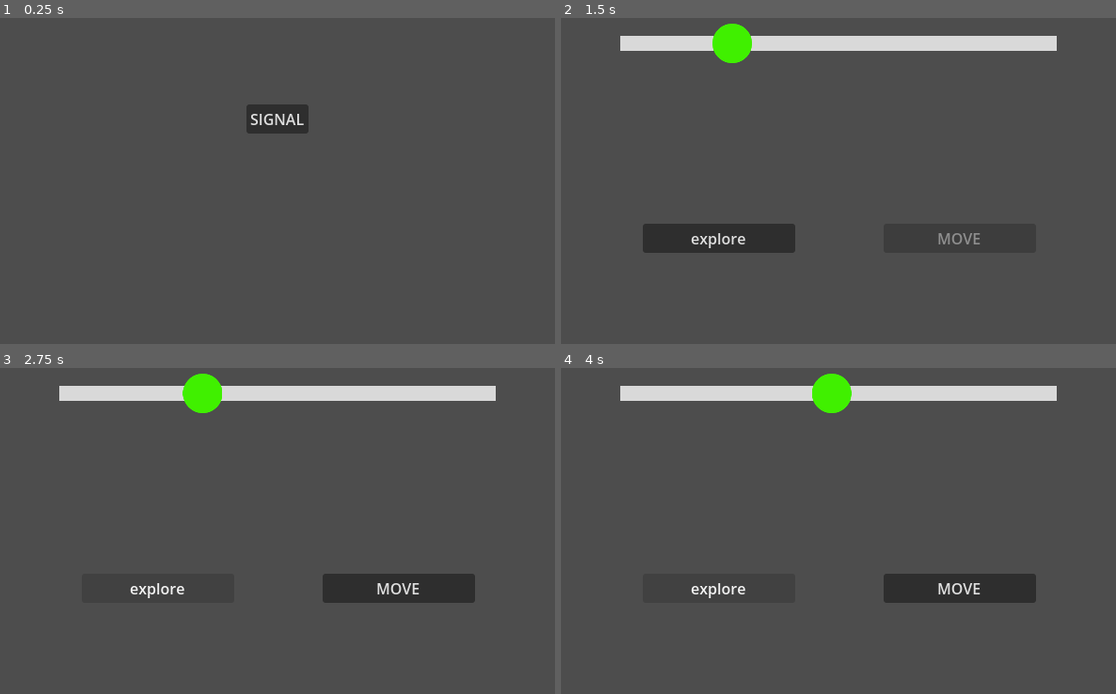
Above: before the commit, frames 1-4 (two rows, left to right).
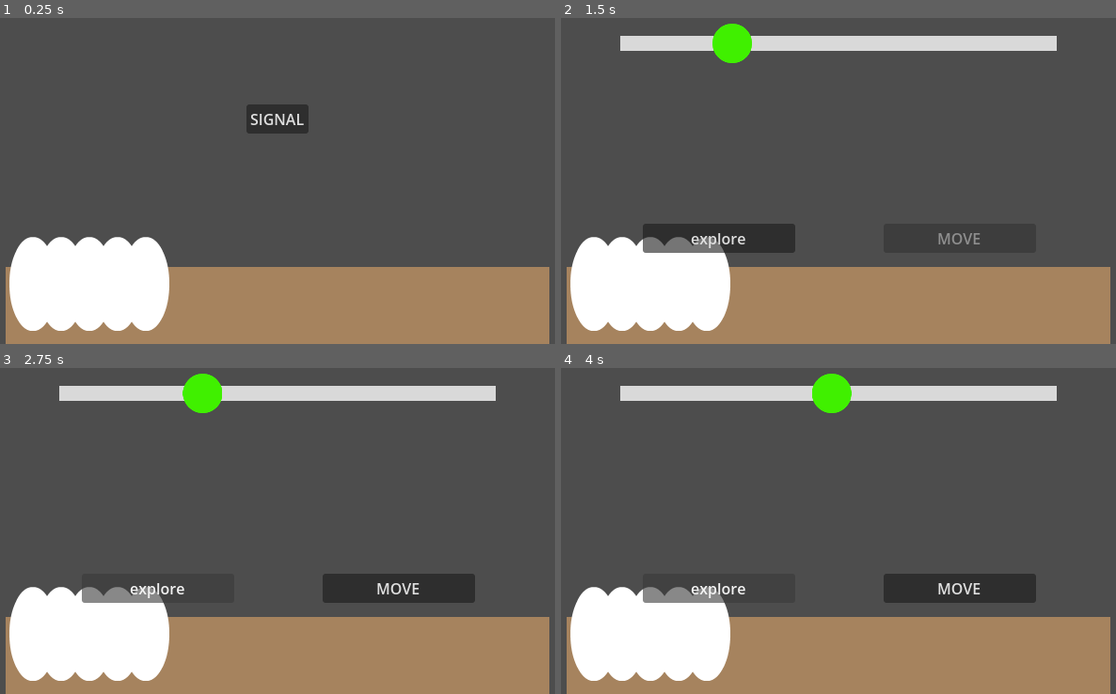
Above: after the commit, the same moments.

Repository: oldtoadpower/ludume_dare59
Game: Godot game, scene res://main/main_scene.tscn
The game is run twice, just before and just after one commit, with the same random seed, the same clock (stepped at 60 frames per second) and the same inputs.
Inputs:
- Up to frame 1 (0.25 s): no input
- Up to frame 2 (1.5 s): click "SIGNAL" at 0.5 s; click "MOVE" at 1.25 s
- Up to frame 3 (2.75 s): click "explore" at 2 s
- Up to frame 4 (4 s): click "MOVE" at 2.75 s; click "explore" at 3.5 s

The runs differ from the first frame. In frame 1, 25% of the frame differs, in the area x 1-99%, y 67-100%; in frame 2, 25%; in frame 3, 25%; in frame 4, 25%.

Commit message:
inventory use item

Diff:
--- a/inventory_scene/item.gd
+++ b/inventory_scene/item.gd
@@ -1,4 +1,40 @@
 extends Node2D
 
 var item_name: String
-var item_sprite: Sprite2D
+var item_type: String
+var def_scale: Vector2
+
+@onready var item_sprite: Sprite2D = $item_sprite
+
+
+func _ready() -> void:
+	def_scale = item_sprite.scale
+
+func _on_button_area_mouse_entered() -> void:
+	var tween = create_tween()
+
+	tween.tween_property(item_sprite, 'scale', def_scale * 1.3, 0.15)
+	tween.finished.connect(func(): tween.kill())
+
+func _on_button_area_mouse_exited() -> void:
+	var tween = create_tween()
+
+	tween.tween_property(item_sprite, 'scale', def_scale, 0.3)
+	tween.finished.connect(func(): tween.kill())
+
+func _on_button_area_input_event(_viewport: Viewport, event: InputEvent, _shape_idx: int) -> void:
+	if event is InputEventMouseButton and event.button_index == MOUSE_BUTTON_LEFT and event.pressed:
+		print("press on ", item_name)
+
+		modify_parameter(Main.game_controller.player)
+		self.queue_free()
+
+
+func modify_parameter(player_run: Player) -> void:
+	match item_type:
+		"food":
+			player_run.hp += 5
+		"water":
+			player_run.water += 10
+		"med":
+			player_run.hp += 20
--- a/inventory_scene/item.tscn
+++ b/inventory_scene/item.tscn
@@ -2,6 +2,9 @@
 
 [ext_resource type="Script" uid="uid://c83dnio3tv6x1" path="res://inventory_scene/item.gd" id="1_0xwuh"]
 [ext_resource type="Texture2D" uid="uid://2y8aht35ernv" path="res://tests/template_circle.png" id="2_mrhdu"]
+
+[sub_resource type="RectangleShape2D" id="RectangleShape2D_0xwuh"]
+size = Vector2(32, 96)
 
 [node name="item" type="Node2D" unique_id=1373369364]
 script = ExtResource("1_0xwuh")
@@ -9,3 +12,12 @@
 [node name="item_sprite" type="Sprite2D" parent="." unique_id=152675939]
 scale = Vector2(0.5, 1)
 texture = ExtResource("2_mrhdu")
+
+[node name="button_area" type="Area2D" parent="." unique_id=683781774]
+
+[node name="CollisionShape2D" type="CollisionShape2D" parent="button_area" unique_id=1594117955]
+shape = SubResource("RectangleShape2D_0xwuh")
+
+[connection signal="input_event" from="button_area" to="." method="_on_button_area_input_event"]
+[connection signal="mouse_entered" from="button_area" to="." method="_on_button_area_mouse_entered"]
+[connection signal="mouse_exited" from="button_area" to="." method="_on_button_area_mouse_exited"]
--- a/main/invetory_controller.gd
+++ b/main/invetory_controller.gd
@@ -2,12 +2,16 @@
 extends Node2D
 
 const ITEM = preload("uid://dnk0celfopi4p")
+const MAX_ITEMS = 20
 
 @export var tools_list: Array[GameTools] = []
 @export var storage: Array[GameTools] = []
 
 var current_inventory: Array[GameTools] = []
 var current_mass: int = 0
+var current_items: int = 0
+
+#enum item_type_dict = (food, water, med)
 
 @onready var inventory_node: Node2D = $inventory_node
 
@@ -15,9 +19,14 @@
 	Main.inventory_controller = self
 
 	add_item_to_inventory("food")
+	add_item_to_inventory("food")
+	add_item_to_inventory("food")
+	add_item_to_inventory("food")
+	add_item_to_inventory("food")
 
 	for item in current_inventory:
-		create_item(item.name)
+		create_item(item.name, item.type)
+		current_items += 1
 
 
 
@@ -28,10 +37,11 @@
 			current_mass += res.weight_item
 			res.number -= 1
 
-func create_item(item_name: String, item_sprite = 0) -> void:
+func create_item(item_name: String, item_type:String, item_sprite = 0) -> void:
 	var item = ITEM.instantiate()
-	item.position = Vector2(-20.0, 0.0)
+	item.global_position = Vector2(-260.0 + current_items * 30, 0.0)
 	item.item_name = item_name
+	item.item_type = item_type
 
 	if not item_sprite:
 		pass
--- a/main/main_scene.tscn
+++ b/main/main_scene.tscn
@@ -30,12 +30,14 @@
 [sub_resource type="Resource" id="Resource_ncflg"]
 script = ExtResource("8_ncflg")
 name = "food"
+type = "food"
 number = 10
 metadata/_custom_type_script = "uid://b5jod330da51a"
 
 [sub_resource type="Resource" id="Resource_sfolt"]
 script = ExtResource("8_ncflg")
 name = "bottle of water"
+type = "water"
 number = 5
 metadata/_custom_type_script = "uid://b5jod330da51a"
 
@@ -47,7 +49,6 @@
 events_list = Array[ExtResource("3_xc8me")]([ExtResource("4_v3ear"), ExtResource("5_m3hh0"), ExtResource("6_vtfip"), SubResource("Resource_m3hh0")])
 
 [node name="invetory_controller" type="Node2D" parent="." unique_id=730163971]
-visible = false
 script = ExtResource("7_vtfip")
 tools_list = Array[ExtResource("8_ncflg")]([SubResource("Resource_mhk4r"), SubResource("Resource_rmejh")])
 storage = Array[ExtResource("8_ncflg")]([SubResource("Resource_ncflg"), SubResource("Resource_sfolt")])
--- a/scripts/game_controller.gd
+++ b/scripts/game_controller.gd
@@ -18,7 +18,7 @@
 func _process(_delta: float) -> void:
 	if player.hp <= 0 and not player.player_dead:
 		player.player_dead = true
-		print("PLAER DEAD")
+		print("PLAYER DEAD")
 
 	if player.energy <= 0 and not player.empty_energy:
 		player.empty_energy = true
--- a/scripts/tools.gd
+++ b/scripts/tools.gd
@@ -2,5 +2,6 @@
 extends Resource
 
 @export var name: String = ''
+@export_enum("food", "water", "med") var type: String
 @export var weight_item: int = 1
 @export var number: int = 1
